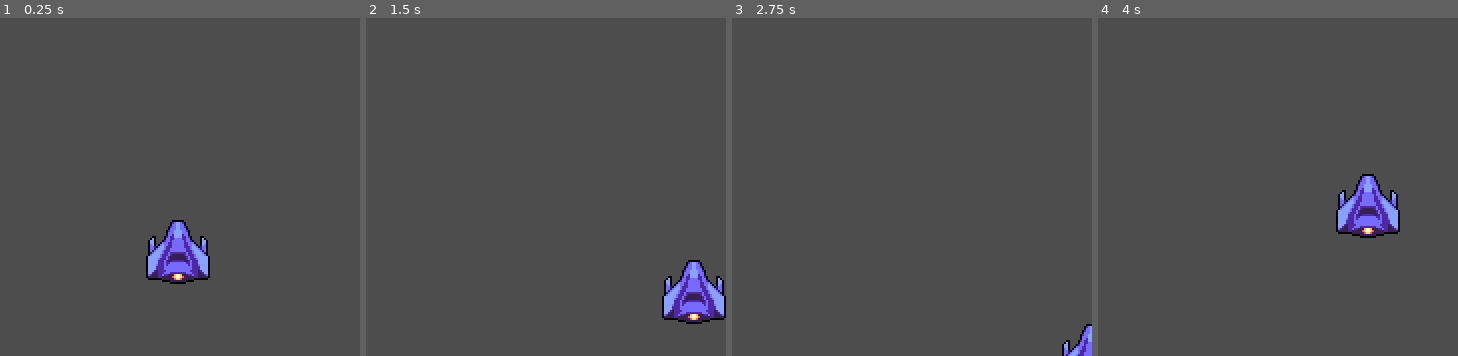
Above: before the commit, frames 1-4 (left to right).
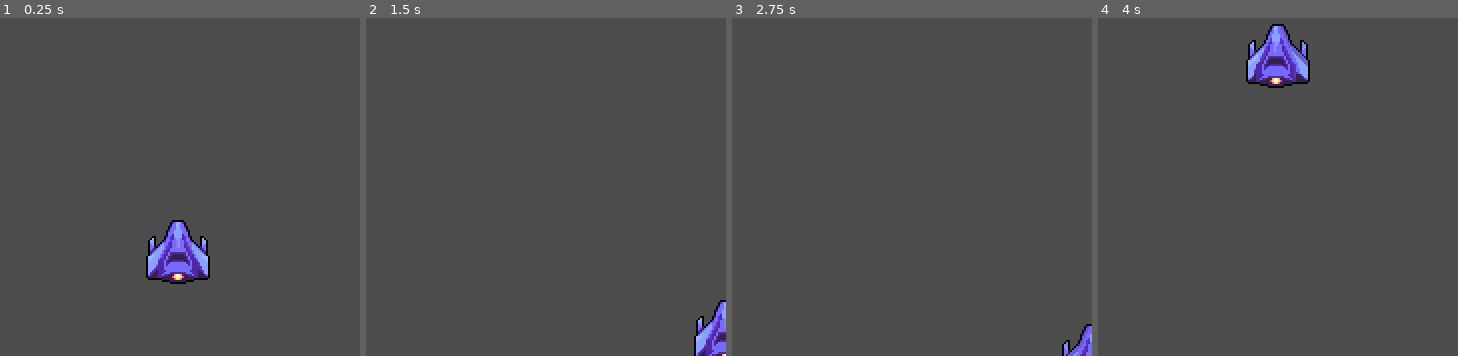
Above: after the commit, the same moments.

Repository: TheKing47JK/Protocol_Salvation
Game: Godot game, scene res://stages/stage_game.tscn
The game is run twice, just before and just after one commit, with the same random seed, the same clock (stepped at 60 frames per second) and the same inputs.
Inputs:
- Up to frame 1 (0.25 s): no input
- Up to frame 2 (1.5 s): tap Enter at 0.5 s; hold D (move_right) 0.53-1.28 s; hold S (move_down) from 1.28 s (still down)
- Up to frame 3 (2.75 s): release S (move_down) at 2.03 s; hold D (move_right) from 2.03 s (still down)
- Up to frame 4 (4 s): tap Space at 2.75 s; release D (move_right) at 2.78 s; hold W (move_up) 2.78-3.53 s; hold A (move_left) from 3.53 s (still down)

The runs differ from the first frame. In frame 1, 0.2% of the frame differs, in the area x 41-58%, y 60-76%; in frame 2, 3.3%; in frame 3, 0.2%; in frame 4, 4.9%, in the area x 41-84%, y 1-66%.

Commit message:
player move left and right animeted

Diff:
--- a/scenes/player.gd
+++ b/scenes/player.gd
@@ -1,7 +1,18 @@
 extends Area2D
+
+@onready var animatedsprite :=  $AnimatedSprite2D
 
 @export var speed:float = 100
 var velocity := Vector2(0,0)
+
+func _process(delta):
+	#animeted
+	if velocity.x < 0:
+		animatedsprite.play("left")
+	elif velocity.x > 0:
+		animatedsprite.play("right")
+	else:
+		animatedsprite.play("straight")
 
 func _physics_process(delta):
 	var dirVec := Vector2(0,0)
--- a/scenes/player.tscn
+++ b/scenes/player.tscn
@@ -1,16 +1,57 @@
-[gd_scene load_steps=4 format=3 uid="uid://vjue8tv6oodx"]
+[gd_scene load_steps=8 format=3 uid="uid://vjue8tv6oodx"]
 
 [ext_resource type="Texture2D" uid="uid://bqj7hvem38bod" path="res://sprites/ship.png" id="1_3vyb7"]
 [ext_resource type="Script" uid="uid://vyygupac5uog" path="res://scenes/player.gd" id="1_g2els"]
+
+[sub_resource type="AtlasTexture" id="AtlasTexture_g2els"]
+atlas = ExtResource("1_3vyb7")
+region = Rect2(0, 0, 32, 32)
+
+[sub_resource type="AtlasTexture" id="AtlasTexture_qhqgy"]
+atlas = ExtResource("1_3vyb7")
+region = Rect2(68, 0, 32, 32)
+
+[sub_resource type="AtlasTexture" id="AtlasTexture_dqkch"]
+atlas = ExtResource("1_3vyb7")
+region = Rect2(34, 0, 32, 32)
+
+[sub_resource type="SpriteFrames" id="SpriteFrames_qlg0r"]
+animations = [{
+"frames": [{
+"duration": 1.0,
+"texture": SubResource("AtlasTexture_g2els")
+}],
+"loop": true,
+"name": &"left",
+"speed": 5.0
+}, {
+"frames": [{
+"duration": 1.0,
+"texture": SubResource("AtlasTexture_qhqgy")
+}],
+"loop": true,
+"name": &"right",
+"speed": 5.0
+}, {
+"frames": [{
+"duration": 1.0,
+"texture": SubResource("AtlasTexture_dqkch")
+}],
+"loop": true,
+"name": &"straight",
+"speed": 5.0
+}]
 
 [sub_resource type="CircleShape2D" id="CircleShape2D_3vyb7"]
 radius = 16.0
 
 [node name="Player" type="Area2D"]
 script = ExtResource("1_g2els")
+speed = 200.0
 
-[node name="Sprite2D" type="Sprite2D" parent="."]
-texture = ExtResource("1_3vyb7")
+[node name="AnimatedSprite2D" type="AnimatedSprite2D" parent="."]
+sprite_frames = SubResource("SpriteFrames_qlg0r")
+animation = &"left"
 
 [node name="CollisionShape2D" type="CollisionShape2D" parent="."]
 shape = SubResource("CircleShape2D_3vyb7")
Binary file changed: sprites/ship.png
